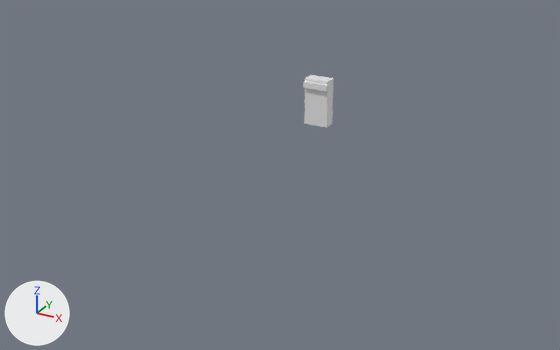
One commit to the Blender file A3DPIE/Assets/Assets/Meshes/zMisc/Bar.blend: the scene before it, then after it.
Camera for both pictures: a 50 mm camera at (13.6, -25.1, 11.3) aimed at (0.3, -1.0, -0.8). The lights are fixed; the arrows at lower left show +X, +Y and +Z.

The scene before the commit, as lines of its bpy script (objects in view):
```python
me_plane_001 = bpy.data.meshes.new('Plane.001')
me_plane_001.from_pydata(...)  # a box spanning x -0.52..0.52, y -0.28..0.28, z 0.0..2.0; a box spanning x -0.52..0.52, y -0.42..-0.24, z 1.63..1.87
ob_size_ref = bpy.data.objects.new('Size Ref', me_plane_001)
ob_size_ref.location = (0.0, 3.0, 0.0)
```
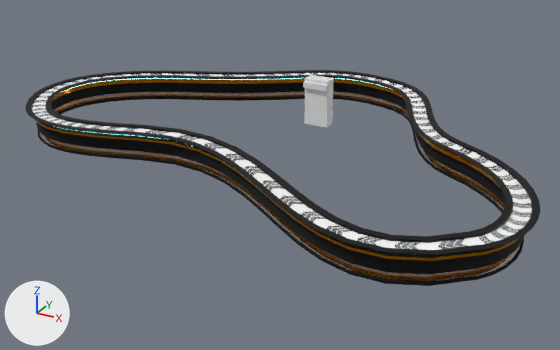
What differs and where, as boxes (x1, y1, x2, y2) in the pictures (560 x 350 px):
'Bar Counter Rounded Conveyor', added
    after: (25, 70, 541, 286)
    faces in mat_wood (its picture is missing): (36, 82, 524, 286)
    faces in mat_dark_metal (black #111111): (25, 70, 541, 256)
    faces in mat_conveyor (picture img_conveyor_png): (32, 73, 532, 250)
    faces in mat_gold: (35, 78, 519, 261)
    faces in mat_rectdesign: (40, 91, 519, 281)

What changed in the scene script:
```text
Add img_rectdesign_png_001:
    img_rectdesign_png_001 = load_image('RectDesign.png.001', '../../Materials/Textures/RectDesign.png', 56, 32, 'sRGB')
Add img_metal_png_001:
    img_metal_png_001 = load_image('metal.png.001', '../../Materials/Textures/metal.png', 2048, 2048, 'sRGB')
Add img_metal_metallic_png_001:
    img_metal_metallic_png_001 = load_image('metal-metallic.png.001', '../../Materials/Textures/metal-metallic.png', 2048, 2048, 'sRGB')
Add img_conveyor_png:
    img_conveyor_png = load_image('conveyor.png', '../../Materials/Textures/conveyor.png', 2048, 2048, 'sRGB')
Add mat_rectdesign:
    mat_rectdesign = bpy.data.materials.new('RectDesign')
    # colours: brown #ae6b00
    # uses the picture img_rectdesign_png_001
Add mat_wood:
    mat_wood = bpy.data.materials.new('Wood')
    # nodes: BsdfPrincipled, OutputMaterial, RGB, VectorMath
    # colours: brown #3c2c2c
Add mat_dark_metal:
    mat_dark_metal = principled_material('Dark Metal')
    mat_dark_metal.base_color = (0.00561, 0.00561, 0.00561)  # black #111111
    mat_dark_metal.metallic = 0.585
Add mat_gold:
    mat_gold = bpy.data.materials.new('Gold')
    # colours: orange #d18100
    # uses the picture img_metal_metallic_png_001
    # uses the picture img_metal_png_001
Add mat_emissive:
    mat_emissive = principled_material('Emissive')
    mat_emissive.base_color = (0.8, 0.8, 0.8)  # white #e7e7e7
    mat_emissive.emission_color = (0.16, 0.861, 1.0)  # cyan #6fefff
    mat_emissive.emission_strength = 3.6
Add mat_conveyor:
    mat_conveyor = principled_material('Conveyor')
    mat_conveyor.texture = img_conveyor_png
Add me_beziercircle_001:
    me_beziercircle_001.from_pydata(...)  # 3168 vertices, 3096 faces; spans x -11.1..10.5, y -8.1..7.1, z 0.0..1.2
    me_beziercircle_001.polygons.foreach_set('use_smooth', [True] * 3096)
    # faces by material slot: [504, 936, 720, 144, 720, 72]
    me_beziercircle_001.materials.append(mat_gold)
    me_beziercircle_001.materials.append(mat_wood)  # its picture is missing
    me_beziercircle_001.materials.append(mat_dark_metal)  # black #111111
    me_beziercircle_001.materials.append(mat_rectdesign)
    me_beziercircle_001.materials.append(mat_emissive)  # white #e7e7e7
    me_beziercircle_001.materials.append(mat_conveyor)  # picture img_conveyor_png
Add ob_bar_counter_rounded_conveyor:
    ob_bar_counter_rounded_conveyor = bpy.data.objects.new('Bar Counter Rounded Conveyor', me_beziercircle_001)
    ob_bar_counter_rounded_conveyor.location = (0.0, 0.0, 0.0)
```
